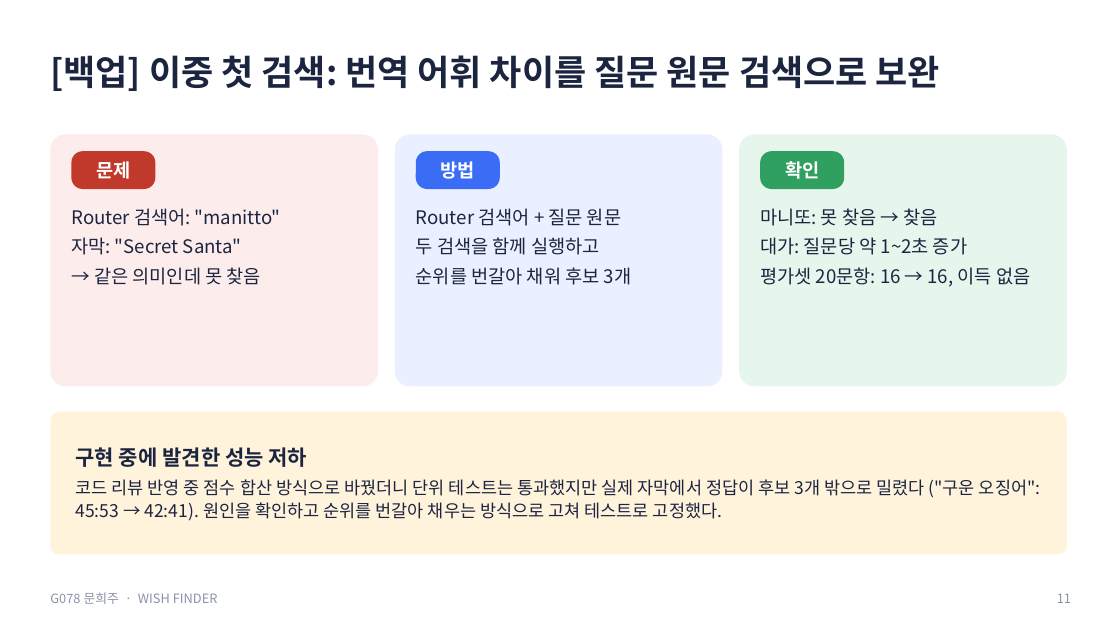
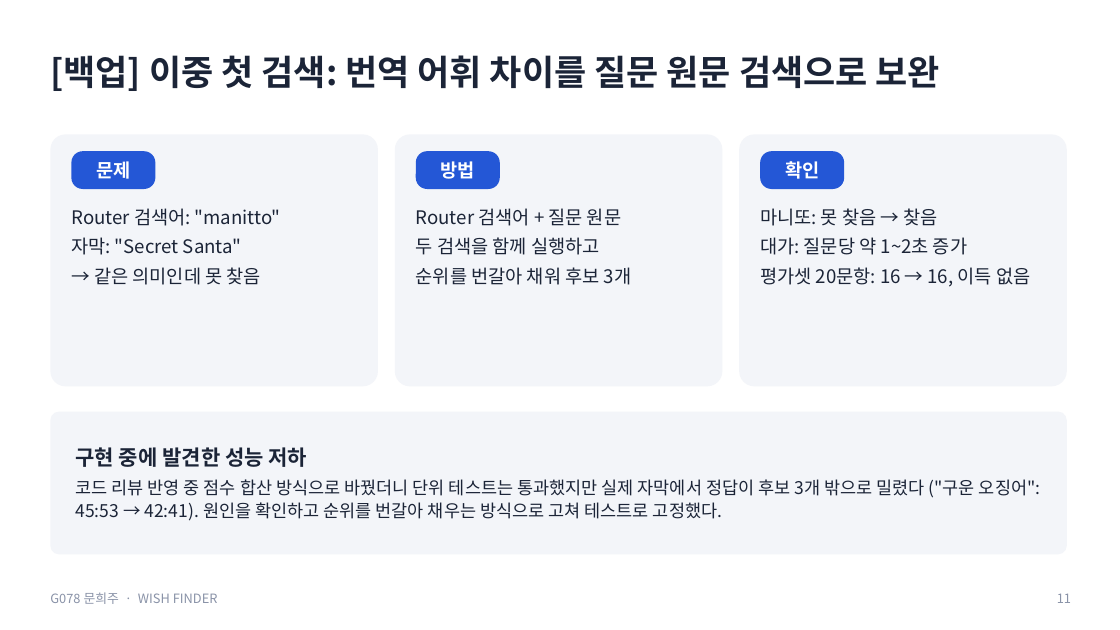
Before and after one commit to creepygrape/skala-AICapstone-mini-2, a slide deck: slide 11 of docs/exec/G078_문희주_발표.pptx. Drawn at 1120x630 pixels with LibreOffice and Linux fonts; fonts in the diff are those of the drawing. Boxes give left, top, right and bottom in pixels: in the first picture for what was removed or moved away, otherwise in the second. Text is boxed around its words. In the diff, an @@ line names an element or a change of style, - is before the commit and + after.

```diff
--- a/docs/exec/G078_문희주_발표.pptx
+++ b/docs/exec/G078_문희주_발표.pptx
@@ rounded rectangle at box(50, 134, 378, 386): fill #FDECEC to #F3F5F9 @@
@@ rounded rectangle at box(395, 134, 723, 386): fill #EAF0FF to #F3F5F9 @@
@@ rounded rectangle at box(739, 134, 1067, 386): fill #E6F6EC to #F3F5F9 @@
@@ rounded rectangle "문제" at box(71, 151, 155, 189): fill #C0392B to #2457D6 @@
@@ rounded rectangle "방법" at box(416, 151, 500, 189): fill #3B6CF6 to #2457D6 @@
@@ rounded rectangle "확인" at box(760, 151, 844, 189): fill #2FA05F to #2457D6 @@
@@ rounded rectangle at box(50, 412, 1067, 555): fill #FFF3DC to #F3F5F9 @@
@@ text "구현 중에 발견한 성능 저하" at box(76, 447, 1040, 521): text colour #1C2540 to #1B2437 @@
```
Also in this commit, not shown: 11 other slides changed, 8 other files.
